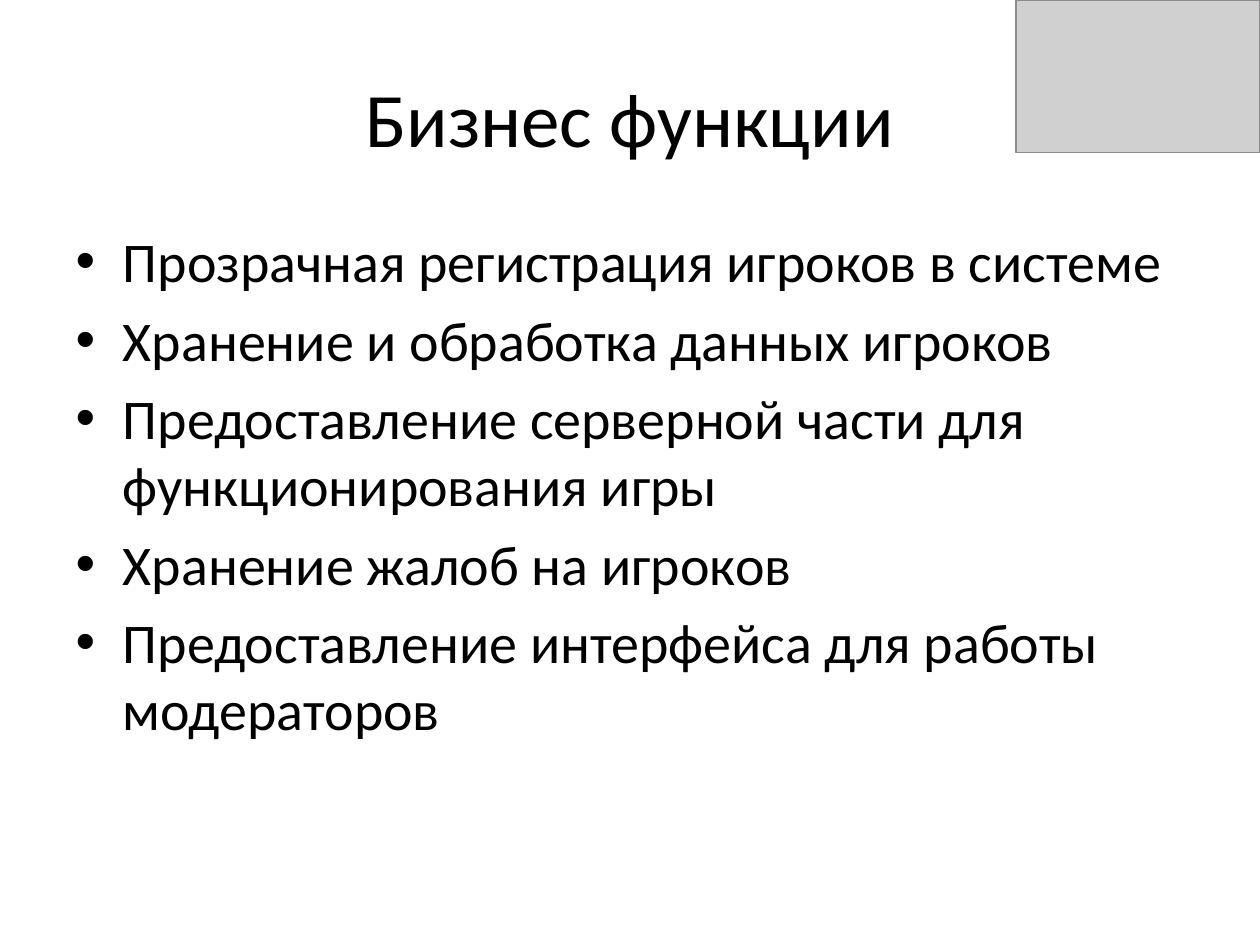
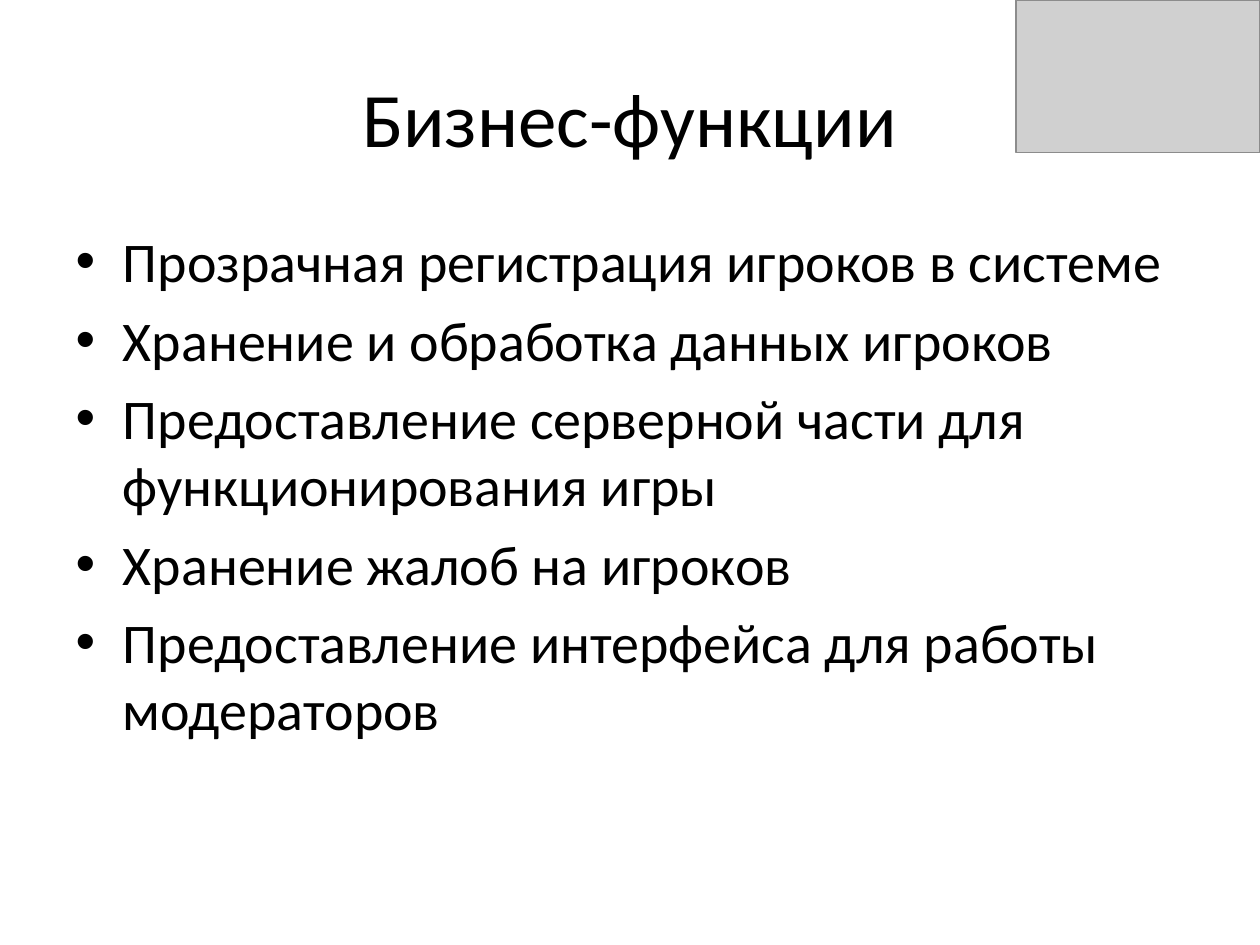
Before and after one commit to ElenaSmirnova/4c2s2014, a slide deck: slide 6 of 444/demyanenko_popov_sobolev/presentation.pptx. Drawn at 1260x945 pixels with LibreOffice and Linux fonts; fonts in the diff are those of the drawing; grey boxes stand for pictures. Boxes give left, top, right and bottom in pixels: in the first picture for what was removed or moved away, otherwise in the second. Text is boxed around its words. In the diff, an @@ line names an element or a change of style, - is before the commit and + after.

```diff
--- a/444/demyanenko_popov_sobolev/presentation.pptx
+++ b/444/demyanenko_popov_sobolev/presentation.pptx
@@ title at box(362, 95, 897, 160): text changed @@
-Бизнес функции
+Бизнес-функции
```
Also in this commit, not shown: 2 other slides changed.
